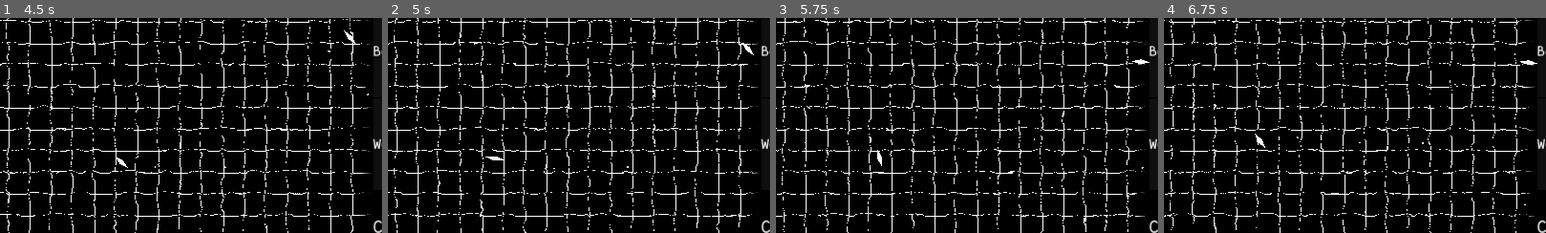
Above: before the commit, frames 1-4 (left to right).
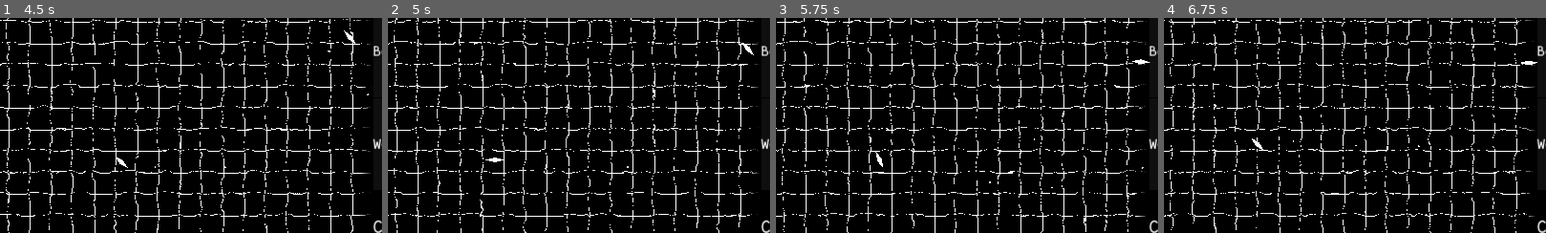
Above: after the commit, the same moments.

Repository: wdfeer/seabattle
Game: Godot game, scene res://src/splash.tscn
Two runs of this game, one before a commit and one after it. Both use one fixed random seed, a clock stepped at 60 frames per second and the inputs below.
Inputs (mouse positions are % of the whole screen's width and height, from its top left):
- Up to frame 1 (4.5 s): move the mouse to (72, 45) at 0.52 s; press the mouse at (72, 45) at 0.53 s; hold D (right) 0.53-1.28 s; move the mouse to (30, 55) at 1.27 s; release the mouse at (30, 55) at 1.28 s; hold S (down) 1.28-2 s; tap C (switch_control_mode) at 1.35, 3.6 s; click "Ready" at 2 s; move the mouse to (60, 28) at 2.77 s; press the mouse at (60, 28) at 2.78 s; hold D (right) 2.78-3.53 s; move the mouse to (45, 70) at 3.52 s; release the mouse at (45, 70) at 3.53 s; hold W (up) 3.53-4.28 s; move the mouse to (80, 65) at 4.27 s; press the mouse at (80, 65) at 4.28 s; hold A (left) from 4.28 s (still down)
- Up to frame 2 (5 s): keep holding A (left)
- Up to frame 3 (5.75 s): keep holding A (left); move the mouse to (20, 35) at 5.02 s; release the mouse at (20, 35) at 5.03 s; tap C (switch_control_mode) at 5.1 s
- Up to frame 4 (6.75 s): move the mouse to (55, 50) at 5.77 s; release A (left) at 5.78 s; press the mouse at (55, 50) at 5.78 s; hold S (down) 5.78-6.53 s; move the mouse to (35, 25) at 6.52 s; release the mouse at (35, 25) at 6.53 s; hold D (right) from 6.53 s (still down); tap C (switch_control_mode) at 6.6 s
The pictures show only the part of the screen within x 7-57%, y 14-64%; the shares and areas given below are measured in that part.

Frame 1 is identical in both runs. In frame 2, less than 0.1% of the frame differs, in the area x 25-30%, y 64-68%; in frame 3, less than 0.1%; in frame 4, 0.1%, in the area x 23-98%, y 19-92%.

Commit message:
Fix player alt control mode

Diff:
--- a/src/boats/enemy_controller.gd
+++ b/src/boats/enemy_controller.gd
@@ -35,7 +35,7 @@
 			var direction = self_pos.direction_to(target_pos)
 			boat.sail(direction, delta)
 		AiType.Passive:
-			const safe_range = 400
+			const safe_range = 200
 			const margin = 100
 			const ang_margin = PI / 16
 
--- a/src/boats/player_controller.gd
+++ b/src/boats/player_controller.gd
@@ -20,7 +20,7 @@
 			var vx = Input.get_axis("left", "right")
 			var vy = Input.get_axis("up", "down")
 			var direction = Vector2(vx, vy)
-			boat.sail(direction, delta)
+			boat.sail(direction, delta, PI / 256)
 		ControlOptions.MovementMode.Steering:
 			var v_ang = Input.get_axis("left", "right")
 			boat.steer(v_ang, delta)
